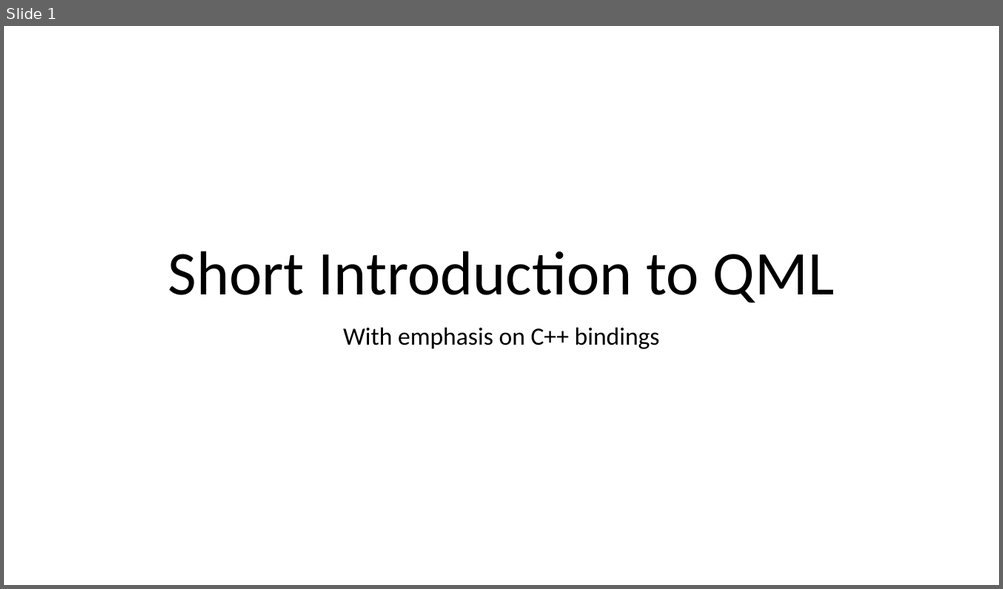
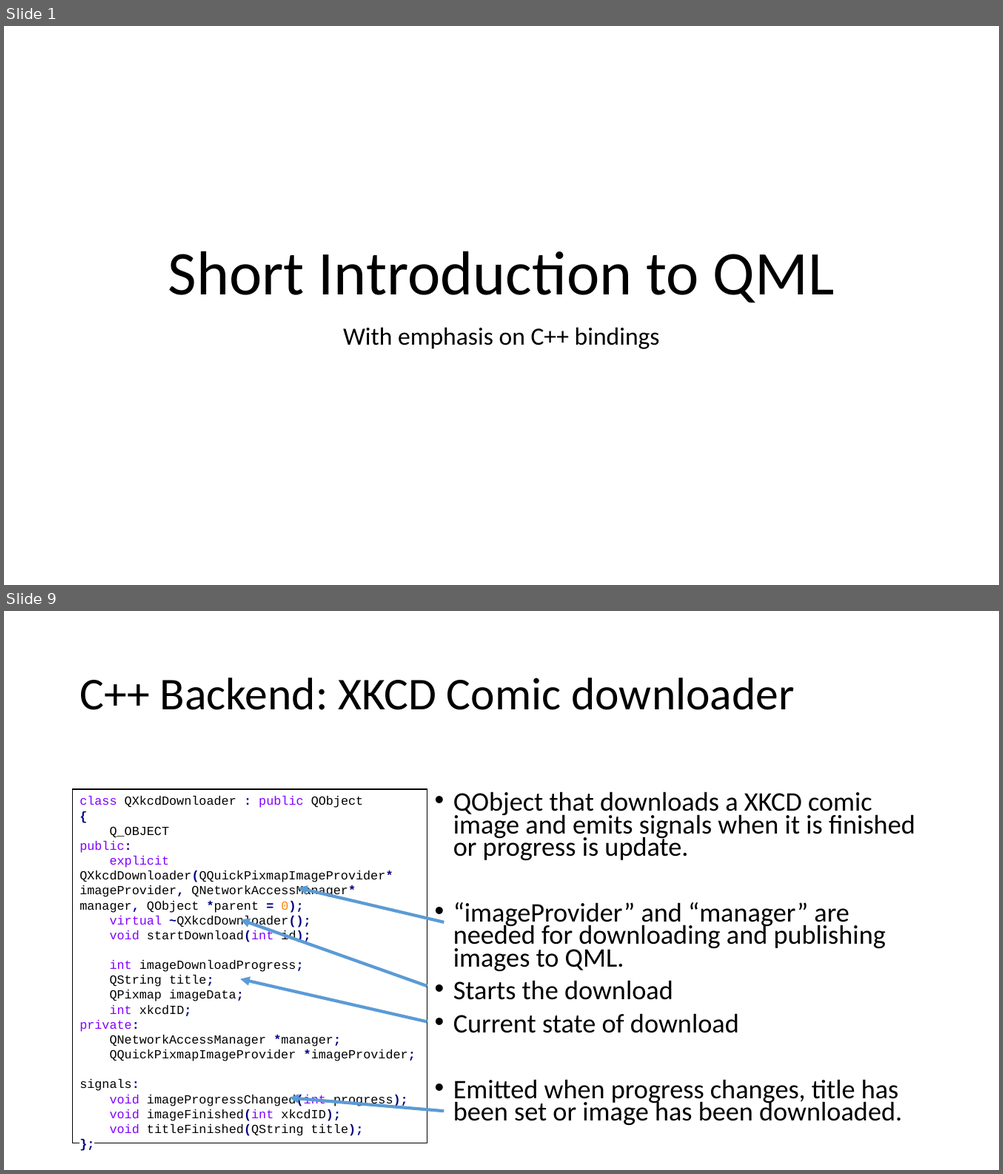
Before and after one commit to RudolfVonKrugstein/qml-presentation, a slide deck: Praesentation.pptx. Shown one above the other, each under a label of ours: slide 1 before the commit, slides 1 and 9 after it; the slides between them are not shown. The pictures are 1003x589 and 1003x1174 pixels, drawn with LibreOffice and Linux fonts; fonts in the diff are those of the drawing. Boxes give left, top, right and bottom in pixels: in the first picture for what was removed or moved away, otherwise in the second. Text is boxed around its words. In the diff, an @@ line names an element or a change of style, - is before the commit and + after.

```diff
--- a/Praesentation.pptx
+++ b/Praesentation.pptx
@@ slide 9 added at <box>4,611,999,1170</box>, background #FFFFFF @@
@@ title added at <box>79,678,794,710</box>, 44 pt, text #000000 @@
+C++ Backend: XKCD Comic downloader
@@ rectangle added at <box>73,789,427,1144</box>, fill #FFFFFF, outline #000000 1 pt, 12 pt, text #000000 @@
+class QXkcdDownloader : public QObject
+{
+Q_OBJECT
+public:
+explicit QXkcdDownloader(QQuickPixmapImageProvider* imageProvider, QNetworkAccessManager* manager, QObject *parent = 0);
+virtual ~QXkcdDownloader();
+void startDownload(int id);
+int imageDownloadProgress;
+QString title;
+QPixmap imageData;
+int xkcdID;
+private:
+QNetworkAccessManager *manager;
+QQuickPixmapImageProvider *imageProvider;
+signals:
+void imageProgressChanged(int progress);
+void imageFinished(int xkcdID);
+void titleFinished(QString title);
+};
@@ text added at <box>453,792,915,1126</box>, 25.9 pt, text #000000 @@
+• QObject that downloads a XKCD comic image and emits signals when it is finished or progress is update.
+• “imageProvider” and “manager” are needed for downloading and publishing images to QML.
+• Starts the download
+• Current state of download
+• Emitted when progress changes, title has been set or image has been downloaded.
@@ arrow added from (444, 923) to (298, 888), #5B9BD5 3 pt @@
@@ arrow added from (427, 986) to (241, 920), #5B9BD5 3 pt @@
@@ arrow added from (427, 1022) to (241, 980), #5B9BD5 3 pt @@
@@ arrow added from (444, 1112) to (289, 1098), #5B9BD5 3 pt @@
```
Also in this commit, not shown: 3 slides changed, 13 other slides added.
